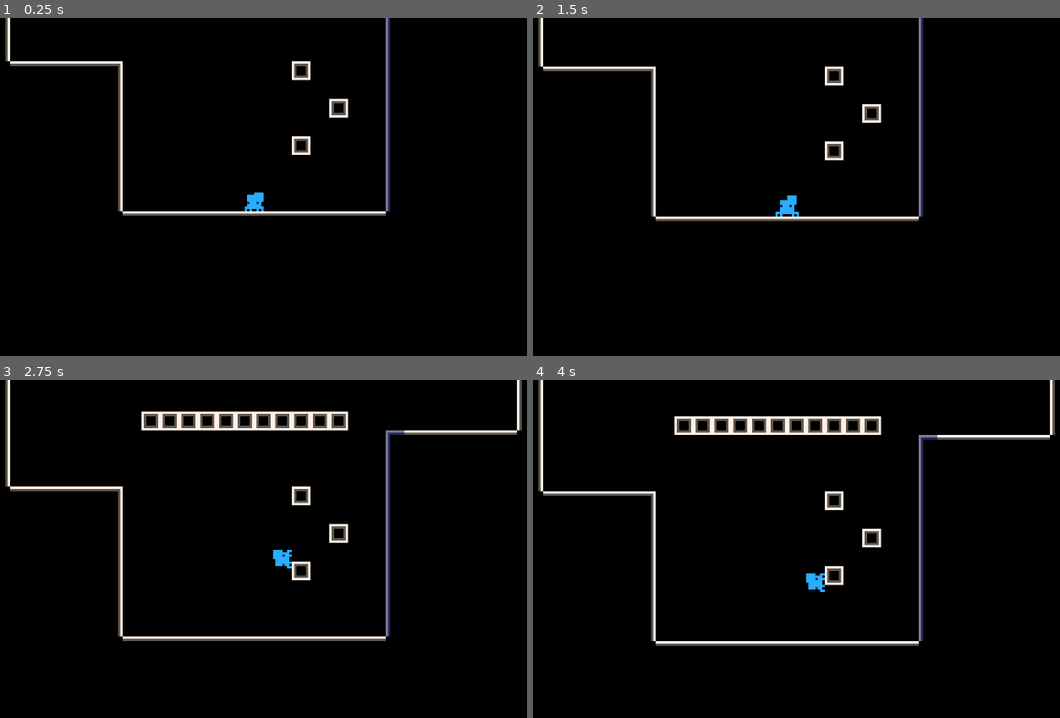
Above: before the commit, frames 1-4 (two rows, left to right).
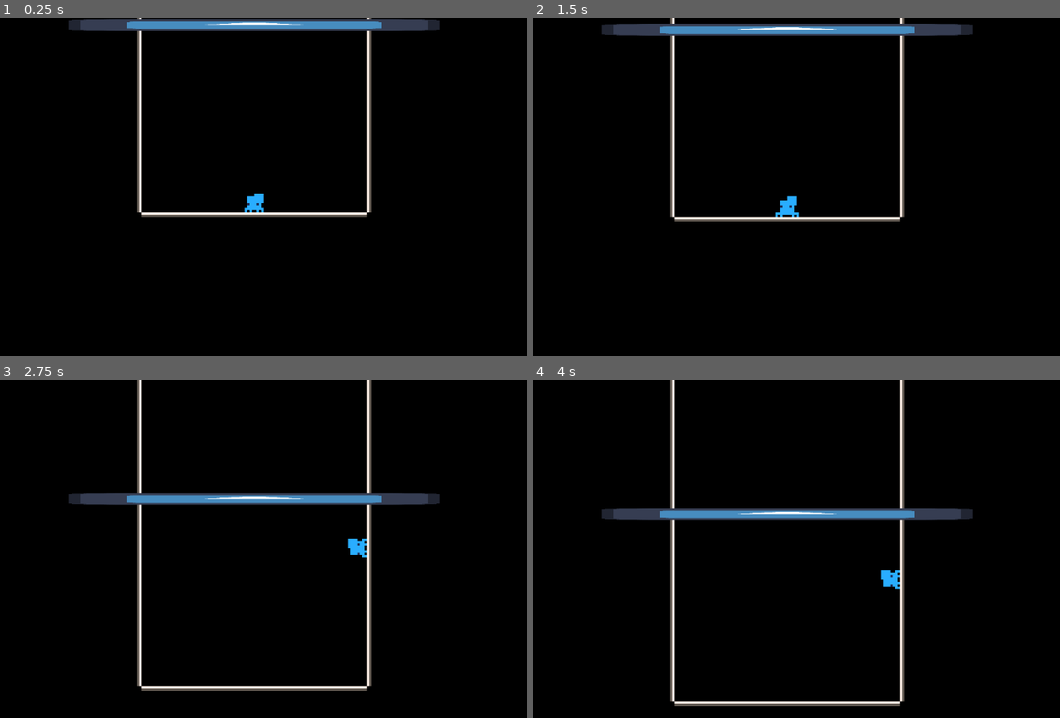
Above: after the commit, the same moments.

Repository: Flamenccio/spider-jump
Game: Godot game, scene res://game.tscn
Same seed, same stepped clock (60 frames per second), same inputs: the game is played once before the commit and once after it. Before the commit the project starts from res://test_world.tscn. The engine's default icon, where the game draws it, is replaced by a stand-in: a white triangle on a blue panel in a dark square.
Inputs (mouse positions are in pixels of both pictures, inside the frame that each line leads up to):
- Up to frame 1 (0.25 s): no input
- Up to frame 2 (1.5 s): tap Enter at 0.5 s; move the mouse to (933, 190) at 0.52 s; press the mouse at (933, 190) at 0.53 s; hold D (move_right) 0.53-1.25 s; release the mouse at (933, 190) at 1.25 s; drag from (654, 227) to (754, 285) at 1.27 s
- Up to frame 3 (2.75 s): move the mouse to (321, 484) at 2.02 s; hold D (move_right) from 2.03 s (still down); tap Delete at 2.1 s
- Up to frame 4 (4 s): release D (move_right) at 2.75 s; drag from (754, 647) to (585, 511) at 2.77 s; move the mouse to (991, 626) at 3.52 s; hold A (move_left) from 3.53 s (still down); tap V at 3.6 s

The runs differ from the first frame. In frame 1, 6.1% of the frame differs, in the area x 0-84%, y 0-59%; in frame 2, 5.9%; in frame 3, 10%; in frame 4, 10%, in the area x 0-100%, y 0-97%.

Commit message:
infinite levels

Diff:
--- a/game.tscn
+++ b/game.tscn
@@ -1,10 +1,11 @@
-[gd_scene load_steps=8 format=3 uid="uid://c3vqs430qpt8w"]
+[gd_scene load_steps=9 format=3 uid="uid://c3vqs430qpt8w"]
 
 [ext_resource type="Script" uid="uid://s78nwwn8edpf" path="res://camera.gd" id="1_80nbo"]
 [ext_resource type="PackedScene" uid="uid://dmdtse0r0jamm" path="res://scenes/player.tscn" id="2_e2o6t"]
 [ext_resource type="Script" uid="uid://b6it1roy42jng" path="res://input_service.gd" id="3_feb5d"]
 [ext_resource type="Script" uid="uid://8rxwnnipho2p" path="res://level_spawner.gd" id="4_fc0e3"]
 [ext_resource type="Resource" uid="uid://dvblvmsdlica3" path="res://levels/base.res" id="5_7jktm"]
+[ext_resource type="Script" uid="uid://blswevpfmnusx" path="res://level_spawn_trigger.gd" id="6_eow3j"]
 [ext_resource type="Texture2D" uid="uid://dtnwcnfkt2acg" path="res://icon.svg" id="6_ryrav"]
 
 [sub_resource type="RectangleShape2D" id="RectangleShape2D_7jktm"]
@@ -20,26 +21,27 @@
 _follow_target = NodePath("../Player")
 
 [node name="Player" parent="." instance=ExtResource("2_e2o6t")]
-position = Vector2(0, -5)
+position = Vector2(0, -4)
 
 [node name="InputService" type="Node" parent="." node_paths=PackedStringArray("_pull_origin")]
 script = ExtResource("3_feb5d")
 _pull_origin = NodePath("../Player")
 
-[node name="LevelSpawner" type="Node2D" parent="."]
+[node name="LevelSpawner" type="Node2D" parent="." node_paths=PackedStringArray("_spawn_trigger")]
 script = ExtResource("4_fc0e3")
 _level_path = "res://levels/"
 _initial_level = ExtResource("5_7jktm")
+_spawn_trigger = NodePath("../LevelSpawnTrigger")
 
 [node name="LevelSpawnTrigger" type="Area2D" parent="."]
-position = Vector2(0, -144)
+position = Vector2(0, 135)
 collision_layer = 0
 monitorable = false
 priority = 1
+script = ExtResource("6_eow3j")
 
 [node name="Collider" type="CollisionShape2D" parent="LevelSpawnTrigger"]
 shape = SubResource("RectangleShape2D_7jktm")
-disabled = true
 
 [node name="Sprite2D" type="Sprite2D" parent="LevelSpawnTrigger"]
 scale = Vector2(1.23287, 0.04)
@@ -49,4 +51,6 @@
 [connection signal="pull_input_change" from="InputService" to="Player" method="_on_input_service_pull_input_change"]
 [connection signal="pull_press" from="InputService" to="Player" method="_on_input_service_pull_press"]
 [connection signal="pull_release" from="InputService" to="Player" method="_on_input_service_pull_release"]
-[connection signal="area_entered" from="LevelSpawnTrigger" to="LevelSpawner" method="spawn_new_level" unbinds=1]
+[connection signal="new_level_spawned" from="LevelSpawner" to="LevelSpawnTrigger" method="enqueue_elevation"]
+[connection signal="body_entered" from="LevelSpawnTrigger" to="LevelSpawnTrigger" method="_on_player_entered"]
+[connection signal="player_entered" from="LevelSpawnTrigger" to="LevelSpawner" method="spawn_new_level"]
--- /dev/null
+++ b/level_spawn_trigger.gd
@@ -0,0 +1,33 @@
+extends Area2D
+
+signal player_entered()
+
+# Determines what elevation the trigger will travel to next
+var _elevation_queue: Array[float]
+
+func enqueue_elevation(elevation: float) -> void:
+	_elevation_queue.push_back(elevation)
+	print('spawn trigger: elevations: ', _elevation_queue)
+
+
+func travel_to_next_elevation() -> void:
+
+	if _elevation_queue.size() == 0:
+		print('level spawn trigger: no more elevations left!')
+		return
+
+	var next = _elevation_queue.pop_front()
+	global_position = Vector2(0.0, next)
+	print('spawn trigger: elevations: ', _elevation_queue)
+
+
+## Immediately goes to an elevation specified.
+## Does not dequeue the elevation queue.
+func go_to_elevation(elevation: float) -> void:
+	global_position = Vector2(0.0, elevation)
+
+
+func _on_player_entered(body: Node2D) -> void:
+	if body.is_in_group('player'):
+		player_entered.emit()
+		travel_to_next_elevation()
--- a/level_spawner.gd
+++ b/level_spawner.gd
@@ -1,9 +1,13 @@
 extends Node2D
+
+signal new_level_spawned(total_height: float)
 
 @export var _level_path: String = ''
 @export var _initial_level: SavedLevel
+@export var _spawn_trigger: Node
 var _res_regex = RegEx.new()
 var _loaded_levels: Array[SavedLevel]
+
 ## How high the tower is
 var _game_height: int = 0
 
@@ -18,7 +22,6 @@
 		print('level spawner: WARNING! initial level is null!')
 
 
-
 	_res_regex.compile('.*\\.res')
 	_loaded_levels = _load_levels(_level_path)
 
@@ -27,6 +30,7 @@
 
 	# Spawn two levels at first
 	_spawn_level(_initial_level)
+	_spawn_trigger.call('travel_to_next_elevation')
 	spawn_new_level()
 
 
@@ -62,9 +66,10 @@
 	add_child(instance)
 	instance.global_position = Vector2(0, _game_height)
 	_game_height -= new_level_height
-	print('LEVEL HEIGHT: ', _game_height)
+	new_level_spawned.emit(_game_height)
 
 
 func spawn_new_level():
 	var random := _loaded_levels.pick_random() as SavedLevel
+	print('random level: ', random)
 	_spawn_level(random)
--- a/project.godot
+++ b/project.godot
@@ -11,7 +11,7 @@
 [application]
 
 config/name="spider-jump"
-run/main_scene="uid://c6antsn5ngihu"
+run/main_scene="uid://c3vqs430qpt8w"
 config/features=PackedStringArray("4.4", "Mobile")
 config/icon="res://icon.svg"
 
@@ -26,6 +26,10 @@
 [editor_plugins]
 
 enabled=PackedStringArray("res://addons/debugdraw2d/plugin.cfg", "res://addons/imjp94.yafsm/plugin.cfg")
+
+[global_group]
+
+player="Player character"
 
 [input]
 
--- a/scenes/player.tscn
+++ b/scenes/player.tscn
@@ -299,7 +299,7 @@
 [sub_resource type="CircleShape2D" id="CircleShape2D_4r5pv"]
 radius = 3.5
 
-[node name="Player" type="CharacterBody2D"]
+[node name="Player" type="CharacterBody2D" groups=["player"]]
 texture_filter = 1
 collision_mask = 6
 collision_priority = 50.0
Not shown, added: level_spawn_trigger.gd.uid
